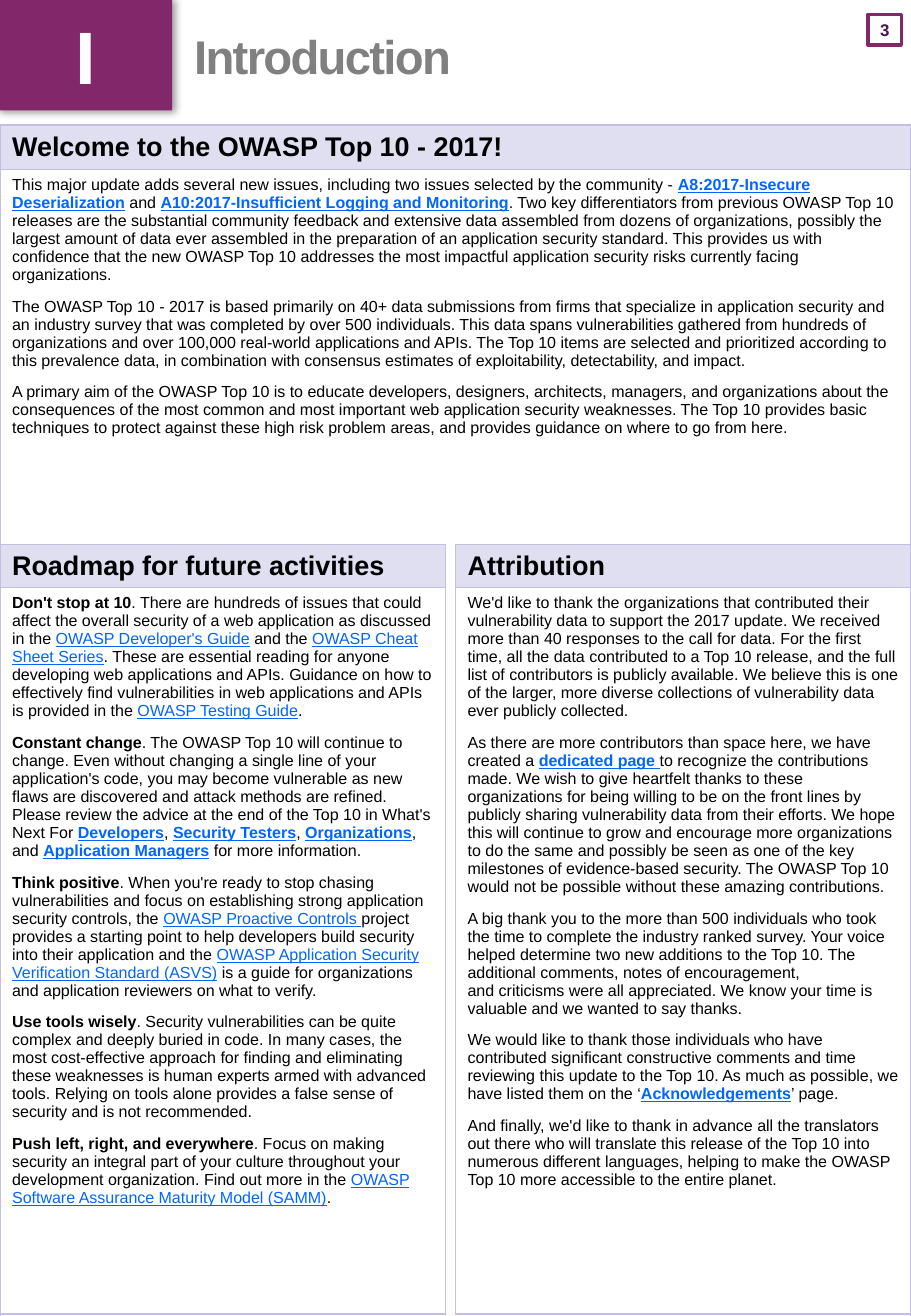
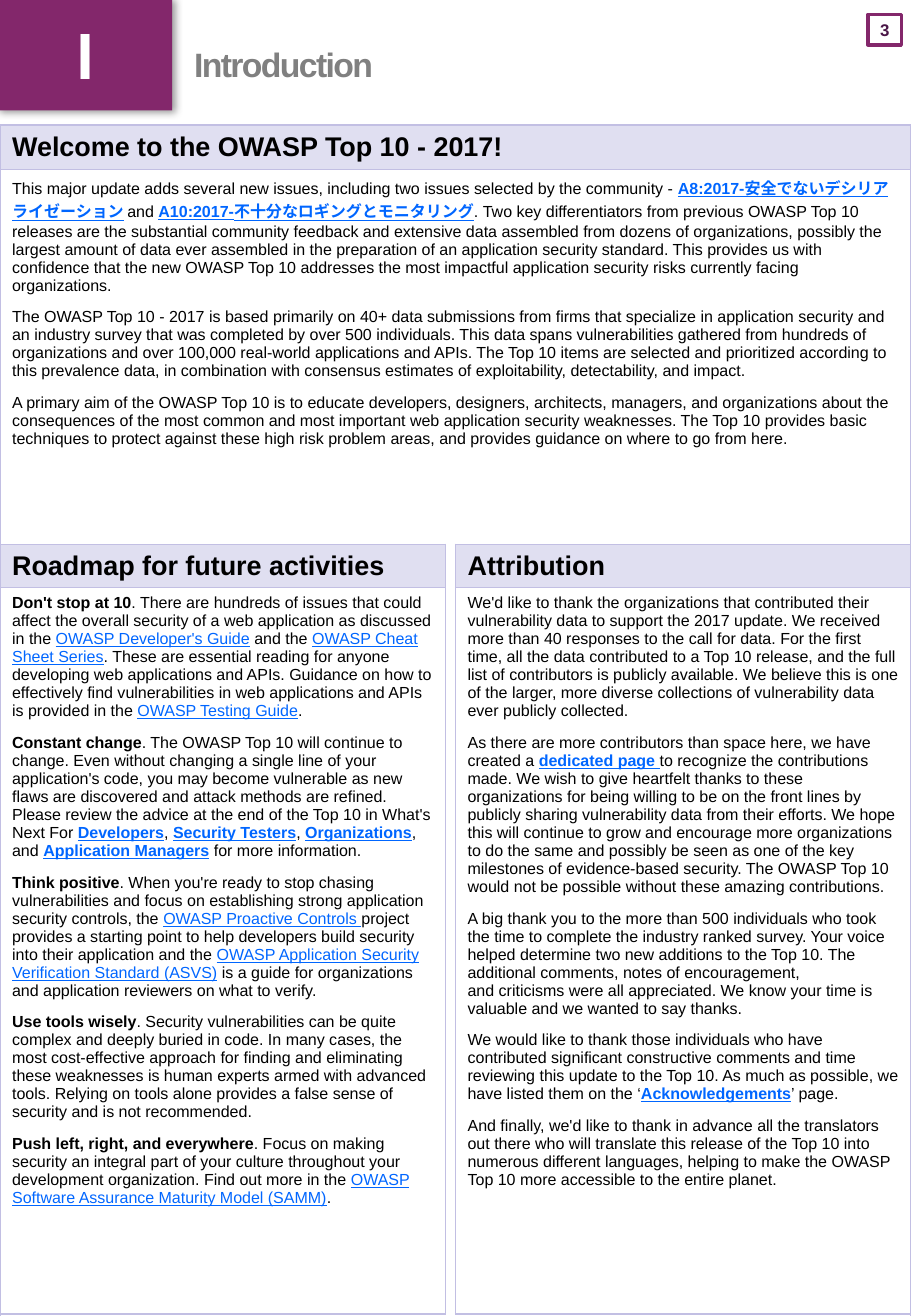
Before and after one commit to OWASP/Top10, a slide deck: slide 4 of 2017/ja/pptx_file/OWASP Top 10-2017_ja_DIN-A4.pptx. Drawn at 911x1316 pixels with LibreOffice and Linux fonts; fonts in the diff are those of the drawing. Boxes give left, top, right and bottom in pixels: in the first picture for what was removed or moved away, otherwise in the second. Text is boxed around its words. In the diff, an @@ line names an element or a change of style, - is before the commit and + after.

```diff
--- a/2017/ja/pptx_file/OWASP Top 10-2017_ja_DIN-A4.pptx
+++ b/2017/ja/pptx_file/OWASP Top 10-2017_ja_DIN-A4.pptx
@@ text "I" at box(0, 0, 172, 111): size 44 to 36 pt, font Arial to Noto Sans CJK JP; less space between paragraphs @@
@@ title "Introduction" at box(194, 52, 373, 77): size 28 to 20 pt @@
@@ table at box(0, 125, 911, 1316) @@
-row 2, column 1: This major update adds several new issues, including two issues selected by the community - A8:2017-Insecure Deserialization and A10:2017-Insufficient Logging and Monitoring. Two key differentiators from previous OWASP Top 10 releases are the substantial community feedback and extensive data assembled from dozens of organizations, possibly the largest amount of data ever assembled in the preparation of an application security standard. This provides us with confidence that the new OWASP Top 10 addresses the most impactful application security risks currently facing organizations. / The OWASP Top 10 - 2017 is based primarily on 40+ data submissions from firms that specialize in application security and an industry survey that was completed by over 500 individuals. This data spans vulnerabilities gathered from hundreds of organizations and over 100,000 real-world applications and APIs. The Top 10 items are selected and prioritized according to this prevalence data, in combination with consensus estimates of exploitability, detectability, and impact. / A primary aim of the OWASP Top 10 is to educate developers, designers, architects, managers, and organizations about the consequences of the most common and most important web application security weaknesses. The Top 10 provides basic techniques to protect against these high risk problem areas, and provides guidance on where to go from here.
+row 2, column 1: This major update adds several new issues, including two issues selected by the community - A8:2017-安全でないデシリアライゼーション and A10:2017-不十分なロギングとモニタリング. Two key differentiators from previous OWASP Top 10 releases are the substantial community feedback and extensive data assembled from dozens of organizations, possibly the largest amount of data ever assembled in the preparation of an application security standard. This provides us with confidence that the new OWASP Top 10 addresses the most impactful application security risks currently facing organizations. / The OWASP Top 10 - 2017 is based primarily on 40+ data submissions from firms that specialize in application security and an industry survey that was completed by over 500 individuals. This data spans vulnerabilities gathered from hundreds of organizations and over 100,000 real-world applications and APIs. The Top 10 items are selected and prioritized according to this prevalence data, in combination with consensus estimates of exploitability, detectability, and impact. / A primary aim of the OWASP Top 10 is to educate developers, designers, architects, managers, and organizations about the consequences of the most common and most important web application security weaknesses. The Top 10 provides basic techniques to protect against these high risk problem areas, and provides guidance on where to go from here.
```
Also in this commit, not shown: 23 other slides changed.
